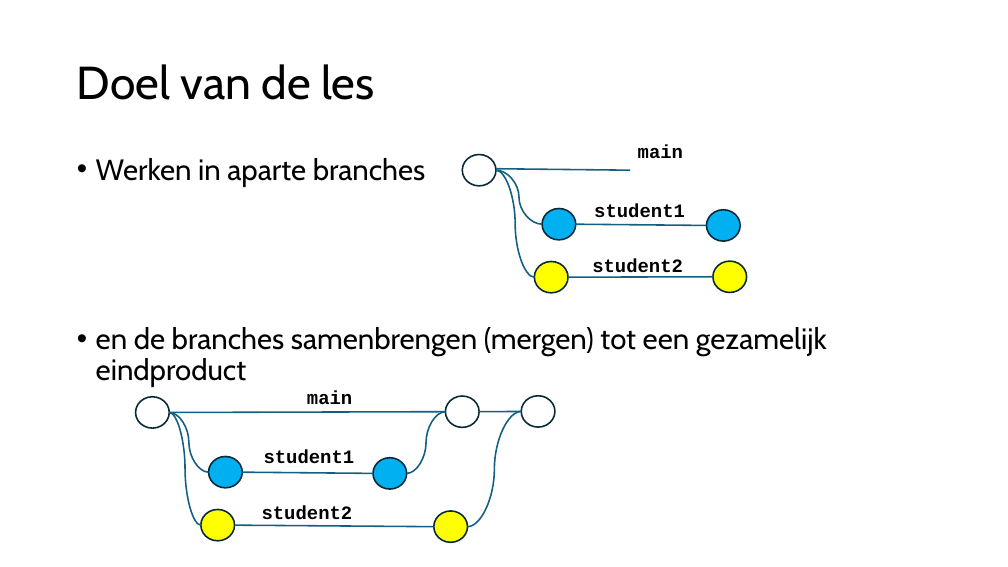
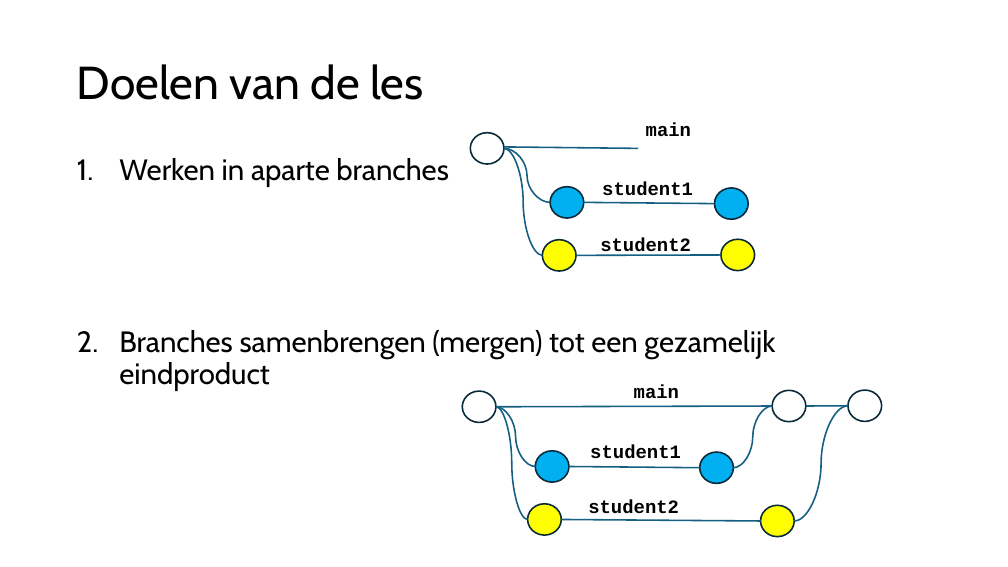
Before and after one commit to djsjollema/lessen-gamedevelopment, a slide deck: slide 3 of M2/Skill/2-Merge/2-merge.pptx. Drawn at 1008x567 pixels with LibreOffice and Linux fonts; fonts in the diff are those of the drawing. Boxes give left, top, right and bottom in pixels: in the first picture for what was removed or moved away, otherwise in the second. Text is boxed around its words. In the diff, an @@ line names an element or a change of style, - is before the commit and + after.

Commit message:
Update in presentation for M2.2 git Merge

```diff
--- a/M2/Skill/2-Merge/2-merge.pptx
+++ b/M2/Skill/2-Merge/2-merge.pptx
@@ title at [77, 64, 423, 100]: text changed @@
-Doel van de les
+Doelen van de les
@@ text "main": place and size @@
-text "main" at [638, 145, 683, 158]
+text "main" at [646, 123, 691, 136]
@@ text at [119, 158, 449, 187]: bullet • to 1. @@
@@ 4 ellipses, 3 lines, 2 texts, 2 curved lines: place and size @@
-4 ellipses, 3 lines, 2 texts, 2 curved lines at [462, 154, 747, 293]
+4 ellipses, 3 lines, 2 texts, 2 curved lines at [470, 133, 755, 271]
@@ ellipse: place and size @@
-ellipse at [535, 262, 569, 293]
+ellipse at [542, 240, 576, 271]
@@ text at [119, 330, 775, 391]: text changed @@
-• en de branches samenbrengen (mergen) tot een gezamelijk eindproduct
+2. Branches samenbrengen (mergen) tot een gezamelijk eindproduct
@@ curved line moved from (467, 527) - (521, 411) to (795, 521) - (848, 406) @@
@@ 7 ellipses, 4 lines, 3 texts, 3 curved lines: place and size @@
-7 ellipses, 4 lines, 3 texts, 3 curved lines at [135, 391, 555, 543]
+7 ellipses, 4 lines, 3 texts, 3 curved lines at [462, 385, 882, 537]
```
Also in this commit, not shown: 9 other slides changed, 1 slide added.
